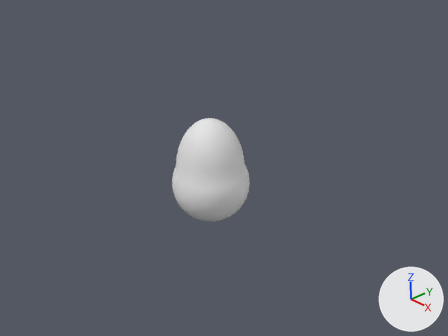
Two versions of the Blender file Modelle/blobb1.blend, one commit apart.
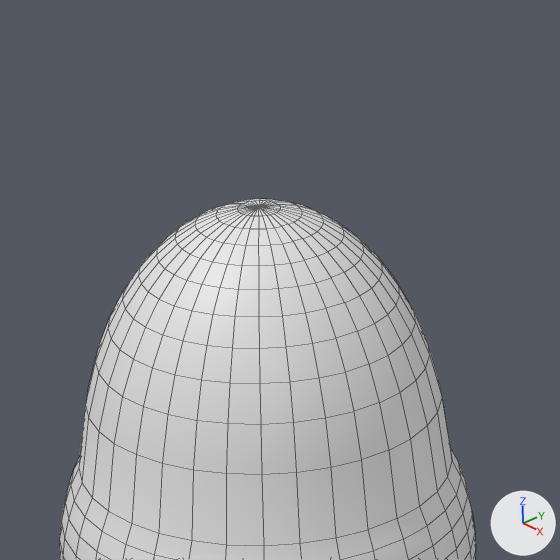
Each version is shown from the file's camera 'Camera', then close up on the part from 36% to 59% of the width and 24% to 55% of the height. Every picture has the same lights, and +X, +Y and +Z are marked at lower right. The close-ups show mesh edges as thin lines.
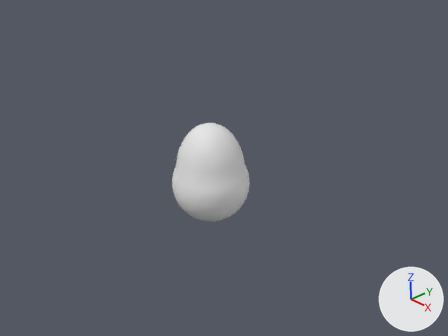
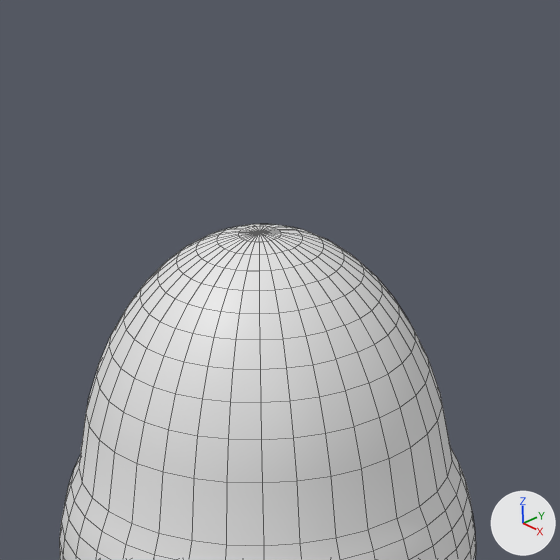
Pixel boxes (x1, y1, x2, y2) of what changed, in the close-ups (560 x 560 px; the box of a moved part takes in the faces that stretch with it):
'Sphere', reshaped: before (59, 199, 476, 560); after (59, 224, 476, 560)
part 1 of me_sphere, moved or reshaped: before (79, 199, 450, 539); after (79, 224, 450, 539)

The change, as a list of edits to the scene's bpy script:
```text
Change me_sphere:
    where me_sphere.from_pydata(...)  # 1056 vertices, 1088 faces; spans x -1.0..1.0, y -1.0..1.0, z -1.0..1.72
    used by ob_sphere; location = (0.0, 0.0, 0.0)
    me_sphere part 1: all 341 vertices in x -0.83..0.83, y -0.83..0.83, z 0.8..1.72 are scaled about their middle by (1, 1, 0.921), then moved by (0.0, 0.0, -0.09)
```
